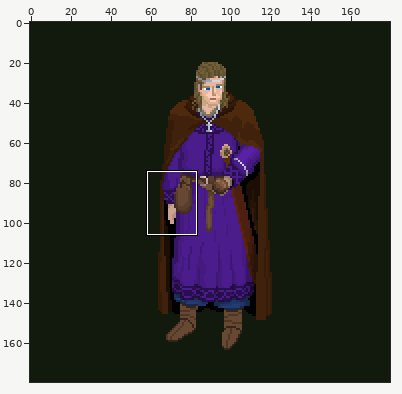
Two versions of one sprite sheet, Characters/Ljorn/Ljorn.png. Above: a wide view before the commit, with the close-up outlined.
Close-up. Before the commit:
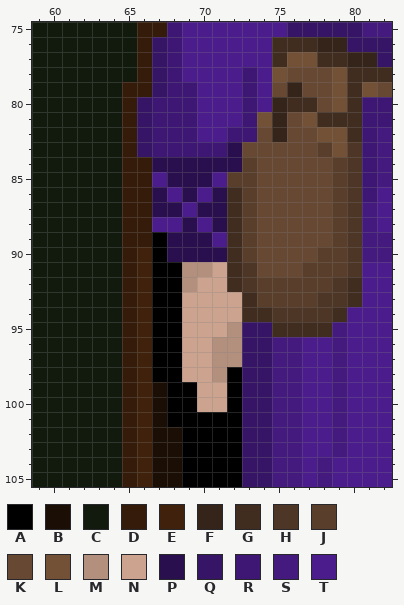
The file is 540x540 pixels, drawn in blocks of 3x3; one block is one cell here. Colours within 5 levels of each other are drawn and written as one. Shown: x 59..82, y 75..105. The commit also changed other parts of the picture, which this record leaves out.
Palette (. is transparent): A #000000  B #1a0e05  C #111a0d  D #351c0a  E #40220c  F #35241a  G #402d1f  H #4e3626  J #593f2b  K #674833  L #735137  M #b38f7d  N #cca38f  P #290f4d  Q #361466  R #3d1773  S #441a7f  T #4b1c8c
Pixels before, first column x 59:
 75 CCCCCCCDDRTTTTTTTQQQQQSS
 76 CCCCCCCDQRTTTTTTGGGFFQQQ
 77 CCCCCCCDQRTTTTTTGLLGGFFQ
 78 CCCCCCCDQRTTTTRTLKKKLGGG
 79 CCCCCCDDQRRTTTRTKFKKLGLK
 80 CCCCCCDQRRRTTTRTFGGKLGRR
 81 CCCCCCDQRRRTTTRLFKLGGGRR
 82 CCCCCCDQRRRTTRRKFKKLLGRS
 83 CCCCCCDQRRRRRPKKKKKJLHRS
 84 CCCCCCDDPPPPPPJKKKKKJHRS
 85 CCCCCCDDTPPPTJJKKKKKJHRS
 86 CCCCCCDDPTPTPGJKKKKKJHRT
 87 CCCCCCDDPPTPPGJKKKKKJHST
 88 CCCCCCDDTTPTPGJKKKKKJHST
 89 CCCCCCDDAPPPTGJKKKKKJHSS
 90 CCCCCCDEAPPPPGJKKKKJJHSS
 91 CCCCCCDEAAMMNGHKKKJJJHTT
 92 CCCCCCDEAAMNNGHJJJJJHGTT
 93 CCCCCCDEAANNNNGJJJJHHGTT
 94 CCCCCCDEAANNNNGGHHHHGTTT
 95 CCCCCCDEAANNNMQQGGGGSTTT
 96 CCCCCCDEAANNMMQQSSTTSTTT
 97 CCCCCCDEAANNMMQQSSTTSTTT
 98 CCCCCCDEAANNMAQQSSTTSTTT
 99 CCCCCCDEBAANNAQQSSTTSTTT
100 CCCCCCDEBAANNAQQSSTTSTTT
101 CCCCCCDEBAAAAAQQSSTTSTTT
102 CCCCCCDEBBAAAAQQSSTTSTTT
103 CCCCCCDEBBAAAAQQSSTTSTTT
104 CCCCCCDEBBAAAAQQSSTSTTTT
105 CCCCCCDEBBAAAAQQSSTSTTTT
And afterwards:
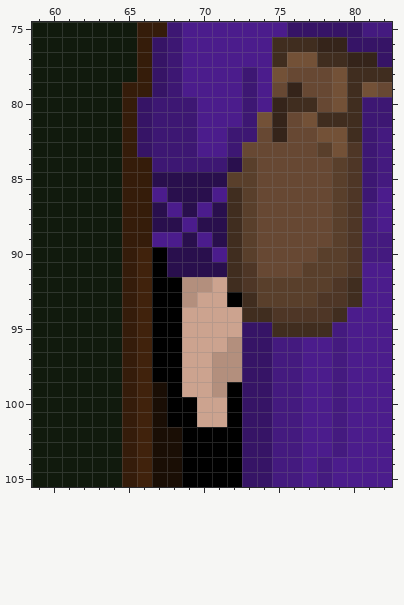
What changed:
Changed rows in their new state; - is an unchanged pixel.
first column x 69:
 79 T
first column x 67:
 83 ---TTR
 84 RRRRR-
 85 P---P-
 86 TP-PT-
 87 -TPT--
 88 PPTP--
 89 TT-TP-
 90 ----T-
 91 -PPPP-
 92 ---M--
 93 --M--A
 95 -----N
 96 ----N-
 98 -----M
 99 --N-M-
101 ---NN-
